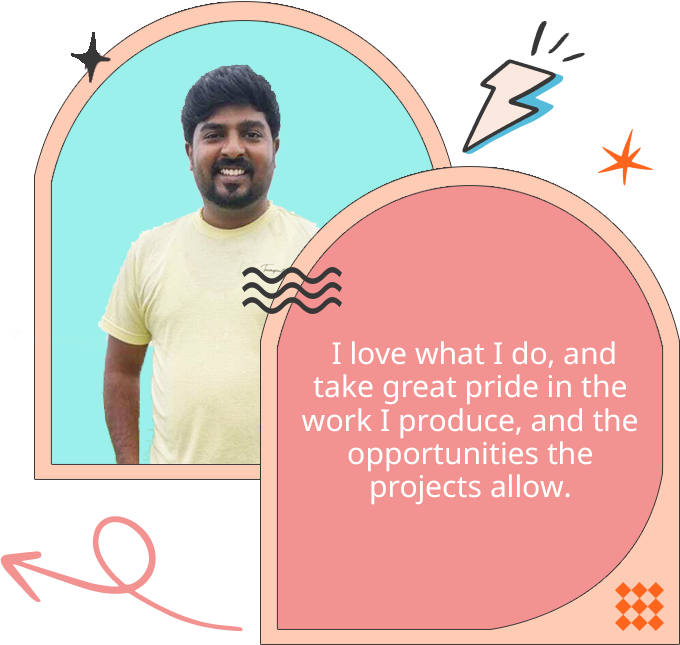
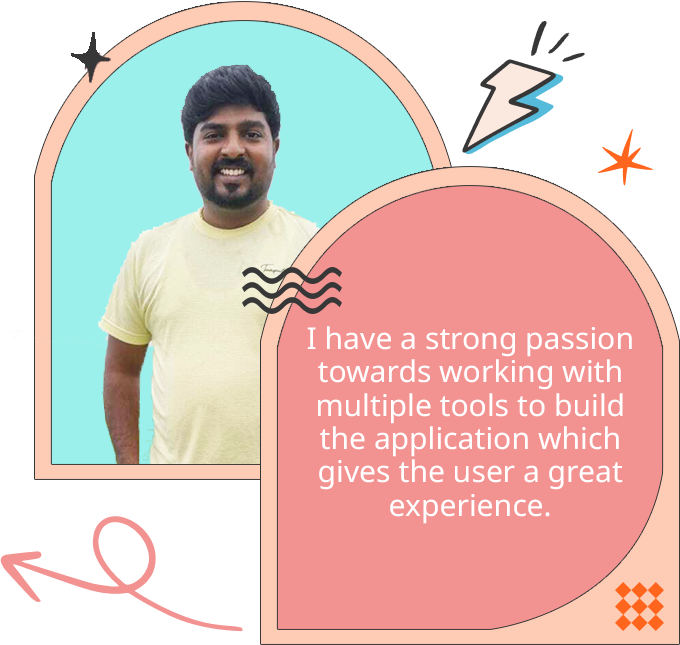
Layers edited between the first and the second 680 × 645 image:
renamed "I love what I do, and take great pride in the work I produce," to "I have a strong passion towards working with multiple tools to", painted on it over (301, 326, 637, 524)
